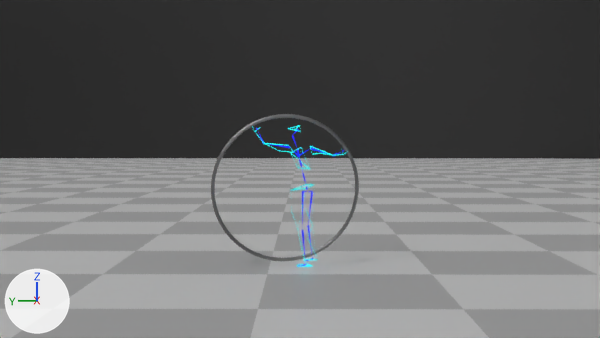
What one commit did to the Blender file blender_projects/starter-file-skeleton-and-wheel.blend.
One viewpoint serves both versions: the file's camera 'Camera'. Lighting does not change. The marker at lower left points along +X, +Y and +Z.
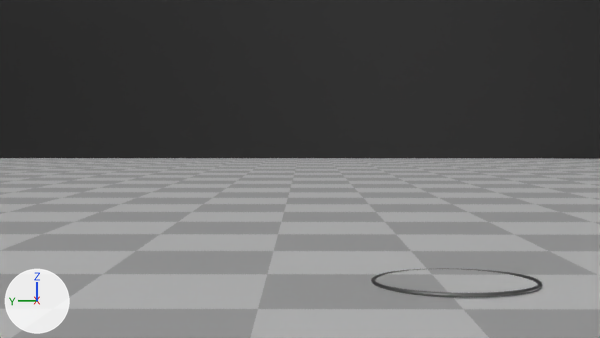
Boxes (x1, y1, x2, y2) around the edits, measured in the pictures (600 x 338 px):
'Torus.001', moved, turned
    before: (211, 114, 359, 261)
    after: (371, 268, 542, 297)
'Armature_mesh', deleted
    before: (256, 127, 344, 266)
'outline_skeleton_object', deleted
    before: (252, 125, 348, 267)

The change in detail:
Object 'outline_skeleton_object' (ob_outline_skeleton_object) is deleted.
Object 'Armature_mesh' (ob_armature_mesh) is deleted.
Object 'Torus.001' (ob_torus_001) moves from (1.128, 2.275, 1.006) to (-0.12, 0.221, -0.023).
Object 'Torus.001' (ob_torus_001) turns from (15, 41, -55) to (-95, 15, 115) degrees about x, y and z.
